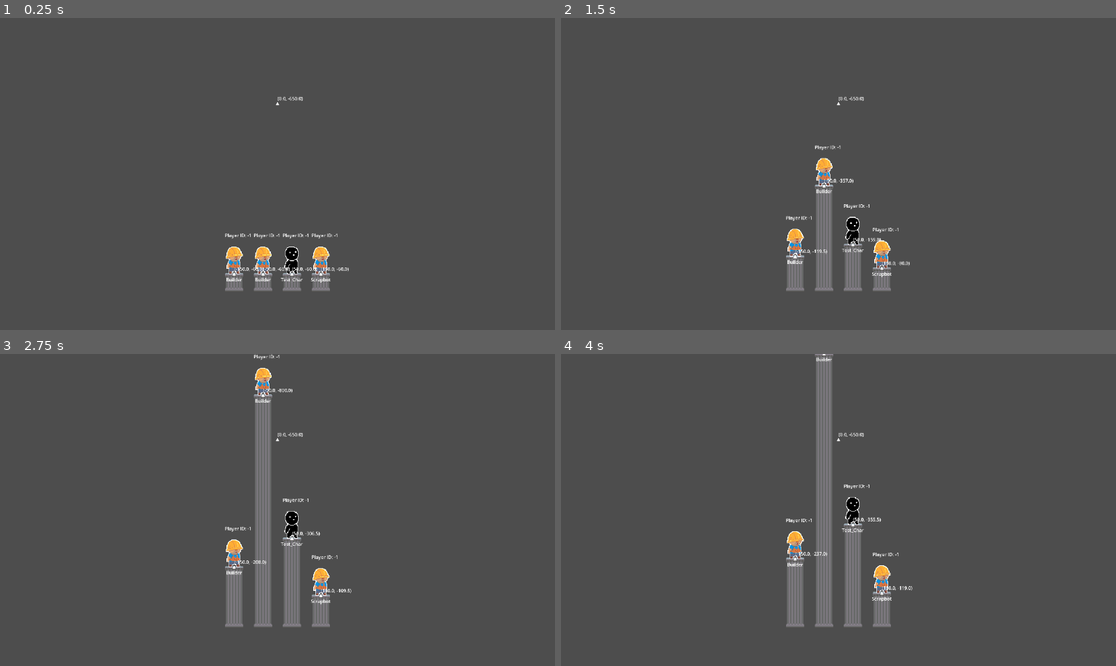
Above: before the commit, frames 1-4 (two rows, left to right).
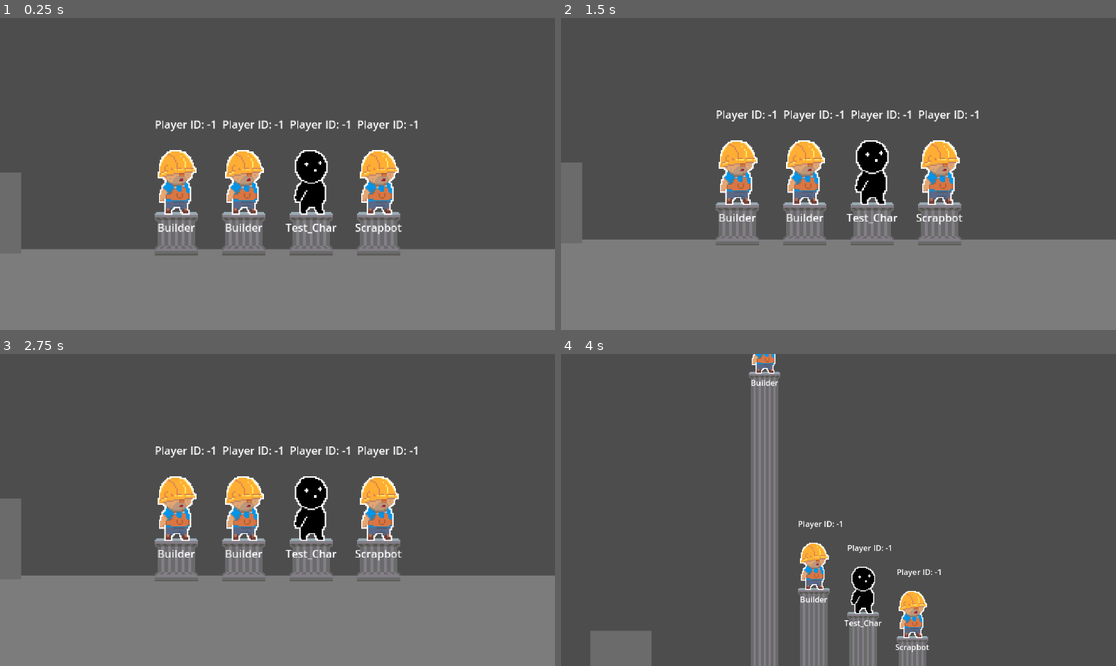
Above: after the commit, the same moments.

Repository: edendraug/Scraps-and-Scuffles
Game: Godot game, scene res://Scenes/Menus/Match_End.tscn
Two runs of this game, one before a commit and one after it. Both use one fixed random seed, a clock stepped at 60 frames per second and the inputs below. This scene is started directly instead of the project's main scene.
Inputs (mouse positions are in pixels of both pictures, inside the frame that each line leads up to):
- Up to frame 1 (0.25 s): no input
- Up to frame 2 (1.5 s): tap Enter at 0.5 s; move the mouse to (960, 158) at 0.52 s; hold D (move_right) from 0.53 s (still down); click (960, 158) at 0.6 s; tap Space (jump) at 0.77 s; move the mouse to (727, 189) at 1.27 s; tap ` (dev_key) at 1.35 s
- Up to frame 3 (2.75 s): tap Space (jump) at 1.52 s; move the mouse to (333, 441) at 2.02 s; release D (move_right) at 2.03 s; hold A (move_left) from 2.03 s (still down); tap S (look_down) at 2.1 s
- Up to frame 4 (4 s): move the mouse to (810, 572) at 2.77 s; release A (move_left) at 2.78 s; hold D (move_right) from 2.78 s (still down); tap W (look_up) at 2.85 s; click (810, 572) at 2.92 s; tap Space (jump) at 3.02, 3.77 s; move the mouse to (1005, 556) at 3.52 s; tap R (rotate_building) at 3.6 s

The runs differ from the first frame. In frame 1, 34% of the frame differs, in the area x 0-100%, y 25-100%; in frame 2, 37%; in frame 3, 38%, in the area x 0-100%, y 0-100%; in frame 4, 14%.

Commit message:
Transition to Lobby 1
Minor fixes made to transition to lobby behavior. Still incomplete.

Diff:
--- a/Resources/Levels/Scenes/Lvl_Template.tscn
+++ b/Resources/Levels/Scenes/Lvl_Template.tscn
@@ -43,7 +43,6 @@
 [node name="CanvasLayer" type="CanvasLayer" parent="."]
 
 [node name="PauseMenu" type="Control" parent="CanvasLayer" node_paths=PackedStringArray("resume_button", "quit_to_level_select_button", "quit_to_main_menu_button", "dim_overlay")]
-visible = false
 layout_mode = 3
 anchors_preset = 15
 anchor_right = 1.0
--- a/Scenes/Menus/Level_Select_Lobby.tscn
+++ b/Scenes/Menus/Level_Select_Lobby.tscn
@@ -15,17 +15,14 @@
 
 [sub_resource type="WorldBoundaryShape2D" id="WorldBoundaryShape2D_v5lu7"]
 
-[node name="LevelSelectLobby" type="Node2D"]
-
-[node name="LevelSelectLobbyManager" type="Node" parent="." node_paths=PackedStringArray("camera", "character_selection_manager")]
+[node name="LevelSelectLobbyManager" type="Node" node_paths=PackedStringArray("camera", "character_selection_manager")]
 script = ExtResource("1_t320a")
-camera = NodePath("../LobbyCameraController")
+camera = NodePath("LobbyCameraController")
 character_selection_manager = NodePath("CharacterSelectionManager")
 grace_period_duration = 1.0
-winner_reveal_delay = 1.0
 metadata/_custom_type_script = "uid://lfnton1swx0l"
 
-[node name="CharacterSelectionManager" type="Node" parent="LevelSelectLobbyManager"]
+[node name="CharacterSelectionManager" type="Node" parent="."]
 script = ExtResource("5_l0hla")
 cursor_scene = ExtResource("3_5f777")
 cursor_colors = Array[Color]([Color(0.17222, 0.477414, 0.855979, 1), Color(0.801636, 0.260951, 0.202798, 1), Color(0.25839, 0.696105, 0.340482, 1), Color(0.736458, 0.660415, 0.115982, 1)])
@@ -33,17 +30,17 @@
 
 [node name="Characters" type="Node2D" parent="."]
 
-[node name="CharacterDisplay" parent="Characters" instance=ExtResource("4_6ldb3")]
+[node name="CharacterDisplay" parent="Characters" groups=["CharacterDisplays"] instance=ExtResource("4_6ldb3")]
 position = Vector2(-320, -73)
 character_data = ExtResource("9_6ldb3")
 display_position = Vector2(-320, -73)
 
-[node name="CharacterDisplay2" parent="Characters" instance=ExtResource("4_6ldb3")]
+[node name="CharacterDisplay2" parent="Characters" groups=["CharacterDisplays"] instance=ExtResource("4_6ldb3")]
 position = Vector2(-245, -73)
 character_data = ExtResource("8_6ldb3")
 display_position = Vector2(-245, -73)
 
-[node name="CharacterDisplay3" parent="Characters" instance=ExtResource("4_6ldb3")]
+[node name="CharacterDisplay3" parent="Characters" groups=["CharacterDisplays"] instance=ExtResource("4_6ldb3")]
 position = Vector2(-167, -73)
 character_data = ExtResource("7_umf1q")
 display_position = Vector2(-167, -73)
--- a/Scenes/Menus/Match_End.tscn
+++ b/Scenes/Menus/Match_End.tscn
@@ -8,29 +8,82 @@
 [ext_resource type="Script" uid="uid://c8i63gapd0xv6" path="res://Resources/Characters/CharacterData.gd" id="4_waujt"]
 [ext_resource type="Resource" uid="uid://dxwisrs6wiwut" path="res://Resources/Characters/Builder.tres" id="5_xaulu"]
 [ext_resource type="Resource" uid="uid://bq6ykw276lnpu" path="res://Resources/Characters/Scrapbot.tres" id="7_xaulu"]
-[ext_resource type="PackedScene" uid="uid://x1fid803lxap" path="res://Tools/position_helper.tscn" id="9_dtmk4"]
+[ext_resource type="Script" uid="uid://btyhtq1fhxbdn" path="res://Scripts/Menus/Match End Scene/MatchEndCamera.gd" id="9_dtmk4"]
+
+[sub_resource type="WorldBoundaryShape2D" id="WorldBoundaryShape2D_dtmk4"]
 
 [sub_resource type="RectangleShape2D" id="RectangleShape2D_ga4gj"]
 size = Vector2(130, 126)
 
-[node name="MatchEndScene" type="Node2D" node_paths=PackedStringArray("spawn_positions", "exit_portal")]
+[node name="MatchEndScene" type="Node2D" node_paths=PackedStringArray("spawn_positions", "exit_portal", "camera")]
 script = ExtResource("1_qpeur")
 player_scene = ExtResource("2_jq67k")
 pedestal_scene = ExtResource("3_n06vg")
 lobby_path = "res://Scenes/Menus/Level_Select_Lobby.tscn"
 spawn_positions = [NodePath("Spawn Nodes/Marker2D"), NodePath("Spawn Nodes/Marker2D2"), NodePath("Spawn Nodes/Marker2D3"), NodePath("Spawn Nodes/Marker2D4")]
 player_spawn_offset = Vector2(0, -106)
-units_per_point = 3.0
+initial_pause_duration = 3.0
+rise_duration = 5.0
+units_per_point = 2.0
 exit_portal = NodePath("Area2D")
+camera = NodePath("MatchEndCamera")
 use_debug_mode = true
 debug_character_data = Array[ExtResource("4_waujt")]([ExtResource("5_xaulu"), ExtResource("5_xaulu"), ExtResource("4_n06vg"), ExtResource("7_xaulu")])
-debug_scores = Array[int]([30, 150, 50, 10])
+debug_scores = Array[int]([300, 75, 50, 25])
 metadata/_custom_type_script = "uid://d3cpghlca8b17"
+
+[node name="MatchEndCamera" type="Camera2D" parent="."]
+position = Vector2(0, -160)
+zoom = Vector2(1.4, 1.4)
+script = ExtResource("9_dtmk4")
+scene_center = Vector2(0, -160)
+player_influence = 0.8
+max_offset_from_center = 600.0
+player_margin = Vector2(150, 150)
+metadata/_custom_type_script = "uid://btyhtq1fhxbdn"
+
+[node name="Environment" type="Node2D" parent="."]
+
+[node name="StaticBody2D" type="StaticBody2D" parent="Environment"]
+
+[node name="CollisionShape2D" type="CollisionShape2D" parent="Environment/StaticBody2D"]
+position = Vector2(0, -9)
+shape = SubResource("WorldBoundaryShape2D_dtmk4")
+
+[node name="ColorRect" type="ColorRect" parent="Environment/StaticBody2D"]
+offset_left = -587.0
+offset_top = -9.0
+offset_right = 582.0
+offset_bottom = 627.0
+color = Color(0.485703, 0.485704, 0.485703, 1)
+
+[node name="Area2D" type="Area2D" parent="."]
+position = Vector2(-442, 0)
+collision_mask = 8
+
+[node name="ColorRect" type="ColorRect" parent="Area2D"]
+anchors_preset = 8
+anchor_left = 0.5
+anchor_top = 0.5
+anchor_right = 0.5
+anchor_bottom = 0.5
+offset_left = -62.0
+offset_top = -123.0
+offset_right = 62.0
+offset_bottom = -3.0
+grow_horizontal = 2
+grow_vertical = 2
+color = Color(0.419813, 0.419813, 0.419813, 1)
+
+[node name="CollisionShape2D" type="CollisionShape2D" parent="Area2D"]
+position = Vector2(0, -63)
+shape = SubResource("RectangleShape2D_ga4gj")
 
 [node name="CharacterDisplay" parent="." instance=ExtResource("3_idht4")]
 visible = false
 position = Vector2(0, -118)
 character_data = ExtResource("4_n06vg")
+display_position = Vector2(0, -118)
 
 [node name="Spawn Nodes" type="Node2D" parent="."]
 
@@ -45,18 +98,3 @@
 
 [node name="Marker2D4" type="Marker2D" parent="Spawn Nodes"]
 position = Vector2(150, 0)
-
-[node name="Area2D" type="Area2D" parent="."]
-position = Vector2(-442, 0)
-
-[node name="CollisionShape2D" type="CollisionShape2D" parent="Area2D"]
-position = Vector2(0, -63)
-shape = SubResource("RectangleShape2D_ga4gj")
-
-[node name="Camera2D" type="Camera2D" parent="."]
-position = Vector2(0, -407)
-scale = Vector2(0.160912, -0.095686)
-zoom = Vector2(0.6, 0.6)
-
-[node name="Position Helper" parent="." instance=ExtResource("9_dtmk4")]
-position = Vector2(0, -650)
--- a/Scenes/Menus/Pedestal.tscn
+++ b/Scenes/Menus/Pedestal.tscn
@@ -1,10 +1,9 @@
-[gd_scene load_steps=8 format=3 uid="uid://p6omqbqflq8l"]
+[gd_scene load_steps=7 format=3 uid="uid://p6omqbqflq8l"]
 
 [ext_resource type="Script" uid="uid://cy84rsqlvccul" path="res://Scripts/Menus/Match End Scene/Pedestal.gd" id="1_ujxwd"]
 [ext_resource type="Texture2D" uid="uid://2x6f5ac36vnd" path="res://Assets/Sprites/Scene Specific/Match End/Pedestal_Top.png" id="2_pa22o"]
 [ext_resource type="Texture2D" uid="uid://c6ray3bos7yic" path="res://Assets/Sprites/Scene Specific/Match End/Pedestal_Column.png" id="3_gliuv"]
 [ext_resource type="Texture2D" uid="uid://idmwpnieebd7" path="res://Assets/Sprites/Scene Specific/Match End/Pedestal_Bottom.png" id="4_gliuv"]
-[ext_resource type="PackedScene" uid="uid://x1fid803lxap" path="res://Tools/position_helper.tscn" id="5_3idwd"]
 
 [sub_resource type="RectangleShape2D" id="RectangleShape2D_gliuv"]
 size = Vector2(32, 7)
@@ -26,10 +25,6 @@
 [node name="Top" type="Sprite2D" parent="Sprites Root"]
 position = Vector2(0, -28.5)
 texture = ExtResource("2_pa22o")
-
-[node name="Position Helper" parent="Sprites Root/Top" instance=ExtResource("5_3idwd")]
-position = Vector2(0, -1.5)
-scale = Vector2(0.5, 0.5)
 
 [node name="StaticBody2D" type="StaticBody2D" parent="Sprites Root/Top"]
 
--- a/Scripts/Menus/Level Select Screen/LevelSelectLobbyManager.gd
+++ b/Scripts/Menus/Level Select Screen/LevelSelectLobbyManager.gd
@@ -24,6 +24,26 @@
 	GameSettings.player_joined.connect(_on_player_joined)
 	GameSettings.player_left.connect(_on_player_left)
 
+	# Wait for scene to be fully loaded
+	await get_tree().process_frame
+
+	# Check if players are already joined (returning from match)
+	var already_joined = GameSettings.get_joined_player_ids()
+
+	if already_joined.is_empty():
+		# Fresh start - Player 0 should join by default
+		print("Fresh lobby start - no players joined yet")
+		# Player 0 will join from first input detection
+	else:
+		# Players returning from a match
+		print("Players returning to lobby:")
+		for player_id in already_joined:
+			var character = GameSettings.get_player_character(player_id)
+			print(player_id, " - Character: ", character.character_name if character else "None")
+
+			# Respawn returning players with their characters
+			respawn_returning_players()
+
 	if character_selection_manager:
 		character_selection_manager.all_players_ready.connect(_on_all_players_ready)
 	# Player 0 should already be joined from main menu
@@ -45,6 +65,34 @@
 	if event is InputEventJoypadButton and event.pressed:
 		var device_id = event.device
 		attempt_join_player(device_id)
+
+func respawn_returning_players():
+	if not character_selection_manager:
+		push_warning("No CharacterSelectionManager assigned!")
+		return
+
+	# Get all character displays in the scene
+	var character_displays = get_tree().get_nodes_in_group("CharacterDisplays")
+	for player_id in GameSettings.get_joined_player_ids():
+		var character = GameSettings.get_player_character(player_id)
+
+		if not character:
+			print("Player ", player_id, " has no character - they'll need to select one")
+			continue
+
+		# Find the matching character display
+		var matching_display = null
+		for display in character_displays:
+			if display.character_data == character:
+				matching_display = display
+				break
+
+		if matching_display and matching_display.can_be_selected():
+			# Auto-select this character for the returning player
+			matching_display.select_character(player_id)
+			print("Auto-selected ", character.character_name, " for returning Player ", player_id)
+		else:
+			print("WARNING: Could not auto-select character for Player ", player_id)
 
 func _on_all_players_ready():
 	character_selection_complete = true
--- /dev/null
+++ b/Scripts/Menus/Match End Scene/MatchEndCamera.gd
@@ -0,0 +1,182 @@
+extends Camera2D
+class_name MatchEndCamera
+
+enum CameraState {
+	FOCUS_PLAYERS, # Initial - zoomed in on all players
+	FOLLOW_WINNER, # During animation - follows winning player upward
+	DYNAMIC_FOLLOW # After animation - centered with player influence
+}
+
+@export_group("Camera Settings")
+@export var initial_zoom: float = 1.4 # Zoomed in at start
+@export var follow_zoom: float = 0.8 # Zoomed out to see tall pedestals
+@export var final_zoom: float = 1.0 # Normal zoom after animation
+@export var zoom_speed: float = 1.0
+@export var follow_smoothing: float = 5.0
+
+@export_group("Dynamic Follow Settings")
+@export var scene_center: Vector2 = Vector2.ZERO
+@export var player_influence: float = 0.3 # How much players pull camera (0-1)
+@export var max_offset_from_center: float = 200.0 # Max drift from center
+
+@export_group("Margins")
+@export var player_margin: Vector2 = Vector2(150, 200) # Padding around players (increased for tall pedestals)
+
+var current_state: CameraState = CameraState.FOCUS_PLAYERS
+var target_position: Vector2 = Vector2.ZERO
+var target_zoom: float = 1.0
+var player_references: Array[Node2D] = []
+var winner_player: Node2D = null
+
+func _ready() -> void:
+	# Start with initial zoom
+	zoom = Vector2.ONE * initial_zoom
+	target_zoom = initial_zoom
+
+func _process(delta: float) -> void:
+	match current_state:
+		CameraState.FOCUS_PLAYERS:
+			focus_on_players(delta)
+		CameraState.FOLLOW_WINNER:
+			follow_winner_vertical(delta)
+		CameraState.DYNAMIC_FOLLOW:
+			dynamic_follow_players(delta)
+
+	# Smooth zoom
+	var target_zoom_vec = Vector2.ONE * target_zoom
+	zoom = zoom.lerp(target_zoom_vec, zoom_speed * delta)
+
+func set_camera_state(state: CameraState):
+	current_state = state
+	print("MatchEndCamera: State changed to ", CameraState.keys()[state])
+
+func set_player_references(players: Array[Node2D]):
+	player_references = players
+
+func set_winner(winner: Node2D):
+	winner_player = winner
+
+# === STATE 1: FOCUS PLAYERS (initial) ===
+func focus_on_players(delta: float):
+	if player_references.is_empty():
+		return
+
+	# Calculate required zoom to fit all players
+	var rect = get_players_bounding_rect()
+	if rect != Rect2():
+		# Add margin
+		rect = rect.grow_individual(player_margin.x, player_margin.y, player_margin.x, player_margin.y)
+
+		# Calculate zoom needed to fit this rect
+		var viewport_size = get_viewport_rect().size
+		var zoom_x = viewport_size.x / rect.size.x
+		var zoom_y = viewport_size.y / rect.size.y
+		target_zoom = min(zoom_x, zoom_y)
+		target_zoom = clamp(target_zoom, 0.3, initial_zoom)
+
+	# Smooth movement
+	global_position = global_position.lerp(get_average_position(), follow_smoothing * delta)
+
+# === STATE 2: FOLLOW WINNER (During pedestal rise) ===
+func follow_winner_vertical(delta: float):
+	if not winner_player:
+		print("No winning player")
+		return
+
+	if player_references.is_empty():
+		return
+
+	# Calculate required zoom to fit all players
+	var rect = get_players_bounding_rect()
+	if rect != Rect2():
+		# Add margin
+		rect = rect.grow_individual(player_margin.x, player_margin.y, player_margin.x, player_margin.y)
+
+		# Camera should center on the CENTER of the bounding rect (with margin)
+		var rect_center = rect.get_center()
+
+		# Calculate zoom needed to fit this rect
+		var viewport_size = get_viewport_rect().size
+		var zoom_x = viewport_size.x / rect.size.x
+		var zoom_y = viewport_size.y / rect.size.y
+
+		target_zoom = min(zoom_x, zoom_y)
+		target_zoom = clamp(target_zoom, 0.05, follow_zoom)
+
+		# Smooth movement to rect center
+		var old_y = global_position.y
+		global_position = global_position.lerp(rect_center, follow_smoothing * delta)
+		var new_y = global_position.y
+
+	else:
+		target_zoom = follow_zoom
+		# Fallback to average position
+		global_position = global_position.lerp(get_average_position(), follow_smoothing * delta)
+
+# === STATE 3: DYNAMIC FOLLOW (After animation) ===
+func dynamic_follow_players(delta: float):
+	if player_references.is_empty():
+		return
+
+	# Calculate zoom to fit all players with margin
+	var rect = get_players_bounding_rect()
+	if rect != Rect2():
+		# Add margin
+		rect = rect.grow_individual(player_margin.x, player_margin.y, player_margin.x, player_margin.y)
+
+		# Get the center of the bounding rect
+		var rect_center = rect.get_center()
+
+		# Calculate offset from scene center based on rect center (not average player position)
+		var offset = (rect_center - scene_center) * player_influence
+		offset = offset.limit_length(max_offset_from_center)
+
+		var target_pos = scene_center + offset
+
+		# Calculate zoom needed to fit this rect
+		var viewport_size = get_viewport_rect().size
+		var zoom_x = viewport_size.x / rect.size.x
+		var zoom_y = viewport_size.y / rect.size.y
+		target_zoom = min(zoom_x, zoom_y)
+		target_zoom = clamp(target_zoom, 0.05, final_zoom)
+
+		# Smooth movement to target
+		global_position = global_position.lerp(target_pos, follow_smoothing * delta)
+	else:
+		# Fallback if no rect
+		target_zoom = final_zoom
+		global_position = global_position.lerp(scene_center, follow_smoothing * delta)
+
+# === HELPER FUNCTIONS ===
+func get_players_bounding_rect() -> Rect2:
+	if player_references.is_empty():
+		return Rect2()
+
+	# Start with first player position
+	var rect = Rect2(player_references[0].global_position, Vector2.ONE)
+
+	# Expand to include all players
+	for player in player_references:
+		rect = rect.expand(player.global_position)
+
+	return rect
+
+func start_pedestal_animation():
+	# Called when pedestals start rising
+	set_camera_state(CameraState.FOLLOW_WINNER)
+
+func end_pedestal_animation():
+	# Called when pedestals are finished
+	# Wait a moment, then switch to dynamic follow
+	await get_tree().create_timer(1.5).timeout
+
+	set_camera_state(CameraState.DYNAMIC_FOLLOW)
+
+func get_average_position() -> Vector2:
+	# Calculate average player position
+	var avg_pos = Vector2.ZERO
+	for player in player_references:
+		avg_pos += player.global_position
+	avg_pos /= player_references.size()
+
+	return avg_pos
--- a/Scripts/Menus/Match End Scene/MatchEndScene.gd
+++ b/Scripts/Menus/Match End Scene/MatchEndScene.gd
@@ -15,8 +15,11 @@
 @export var units_per_point: float = 10.0 # Height growth per score point
 
 @export_group("Exit Portal")
-@export var exit_portal: Area2D # The areaplayers enter to return to lobby
+@export var exit_portal: Area2D # The area players enter to return to lobby
 @export var exit_hold_duration: float = 3.0
+
+@export_group("Camera")
+@export var camera: MatchEndCamera
 
 @export_group("Debug Mode")
 @export var use_debug_mode: bool = false
@@ -100,7 +103,7 @@
 	print("Match End - Scores: ", player_scores)
 
 func spawn_all():
-	var player_ids_to_spawn: Array[int] = []
+	var player_ids_to_spawn: Array = []
 
 	if use_debug_mode:
 		# In debug mode, spawn based on debug_player_count
@@ -124,6 +127,19 @@
 		# Spawn player
 		spawn_player(player_id, spawn_pos + player_spawn_offset, i)
 
+	# Setup camera with player references
+	if camera:
+		camera.set_player_references(player_instances)
+		print("Camera: Set ", player_instances.size(), " player references")
+
+		# Find and set winner
+		var winner = get_winner_player()
+		if winner:
+			camera.set_winner(winner)
+			print("Camera set to follow winner: Player ", get_winner_player_id())
+		else:
+			print("WARNING: No winner found for camera!")
+
 func spawn_pedestal(player_id: int, position: Vector2, index:int):
 	if not pedestal_scene:
 		push_error("No pedestal scene assigned!")
@@ -175,8 +191,12 @@
 func animate_pedestals():
 	print("Animating pedestals based on scores...")
 
+	# Notify camera to start following winner
+	if camera:
+		camera.start_pedestal_animation()
+
 	# Get player IDs (either debug or real
-	var player_ids_list: Array[int] = []
+	var player_ids_list: Array = []
 	if use_debug_mode:
 		for i in range(debug_player_count):
 			player_ids_list.append(i)
@@ -217,6 +237,10 @@
 
 	# Wait for all animations to complete
 	await get_tree().create_timer(rise_duration).timeout
+
+	# Notify camera animation ended
+	if camera:
+		camera.end_pedestal_animation()
 
 	# Enable player controls after animation
 	enable_all_player_controls()
@@ -266,7 +290,37 @@
 func return_to_lobby():
 	print("Returning to Level Select Lobby...")
 
-	# Clear player data ("They'll rejoin in lobby
-	# Don't clear character selections though
+	# DON'T clear player data
+	# Players remain joined in GameSettings with their selected characters
+	# They'll respawn in the lobby with the same characters
+
+	for player_id in GameSettings.get_joined_player_ids():
+		var character= GameSettings.get_player_character(player_id)
+		print("  Player ", player_id, ": ", character.character_name if character else "No character")
 
 	get_tree().change_scene_to_file(lobby_path)
+
+# === HELPER FUNCTIONS ===
+func get_winner_player_id() -> int:
+	var highest_score = -1
+	var winner_id = -1
+
+	for player_id in player_scores.keys():
+		if player_scores[player_id] > highest_score:
+			highest_score = player_scores[player_id]
+			winner_id = player_id
+
+	return winner_id
+
+func get_winner_player() -> Node2D:
+	var winner_id = get_winner_player_id()
+
+	if winner_id == -1:
+		return null
+
+	# Find the player instance with this ID
+	for player in player_instances:
+		if "player_id" in player and player.player_id == winner_id:
+			return player
+
+	return null
--- a/Scripts/Menus/PauseMenu.gd
+++ b/Scripts/Menus/PauseMenu.gd
@@ -79,6 +79,12 @@
 	get_tree().paused = false
 	is_paused = false
 
+	# DON'T clear player data - preserve their character selections
+	print("Returning to Level Select Lobby - preserving player data:")
+	for player_id in GameSettings.get_joined_player_ids():
+		var character = GameSettings.get_player_character(player_id)
+		print("  Player ", player_id, ": ", character.character_name if character else "No character")
+
 	print("Returning to Level Select Lobby")
 	get_tree().change_scene_to_file(lobby_path)
 
@@ -87,5 +93,14 @@
 	get_tree().paused = false
 	is_paused = false
 
+	# Clear ALL player data when returning to main menu
+	print("Returning to Main Menu - clearing all player data")
+	GameSettings.clear_all_players()
+
+	# Also clear level votes
+	GameSettings.level_votes.clear()
+
+	print("All player and character data cleared")
+
 	print("Returning to Main Menu")
 	get_tree().change_scene_to_file(main_menu_path)
--- a/Tools/position_helper.gd
+++ b/Tools/position_helper.gd
@@ -1,8 +1,38 @@
 @tool
 extends Node2D
+class_name PositionHelper
 
-@onready var label = $Label
+var label: Label
+@export var label_offset: Vector2 = Vector2(9.0, -13.0)
+
+@export var radius: float = 5.0:
+	set(value):
+		radius = value
+		queue_redraw()
+
+@export var color: Color = Color.WHITE:
+	set(value):
+		color = value
+		queue_redraw()
+
+func _enter_tree():
+	if has_node("PositionLabel"):
+		return
+
+	label = Label.new()
+	label.name = "PositionLabel"
+	add_child(label)
+	label.owner = get_tree().edited_scene_root
+
+
+func _draw() -> void:
+	draw_circle(Vector2.ZERO, radius, color)
 
 func _process(delta: float) -> void:
 	#if Engine.is_editor_hint():
-	label.text = str(Vector2(snappedf(global_position.x, 0.5), snappedf(global_position.y, 0.5)))
+	if !label:
+		return
+
+	label.position = label_offset
+	#label.text = str(Vector2(snappedf(global_position.x, 0.5), snappedf(global_position.y, 0.5)))
+	label.text = str(global_position)
--- a/Tools/position_helper.tscn
+++ b/Tools/position_helper.tscn
@@ -5,16 +5,12 @@
 [node name="Position Helper" type="Marker2D"]
 z_index = 5
 script = ExtResource("1_dsksg")
+label_offset = Vector2(6.99, -12.44)
+radius = 4.34
 
-[node name="Label" type="Label" parent="."]
-anchors_preset = 2
-anchor_top = 1.0
-anchor_bottom = 1.0
-offset_top = -30.0
-offset_right = 64.0
-offset_bottom = -7.0
-grow_vertical = 0
+[node name="PositionLabel" type="Label" parent="."]
+offset_left = 6.99
+offset_top = -12.44
+offset_right = 99.99
+offset_bottom = 10.56
 text = "(0.0, 0.0)"
-
-[node name="Polygon2D" type="Polygon2D" parent="."]
-polygon = PackedVector2Array(0, -7, -6, 5, 6, 5)
Not shown: 1 places in Scenes/Menus/Match_End.tscn that only renumber resources
Not shown, added: Scripts/Menus/Match End Scene/MatchEndCamera.gd.uid
